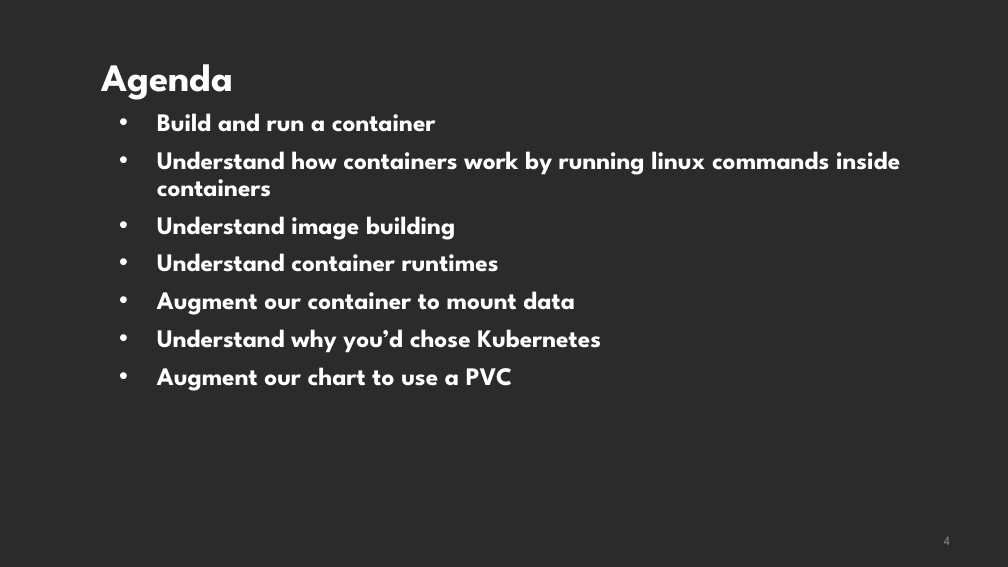
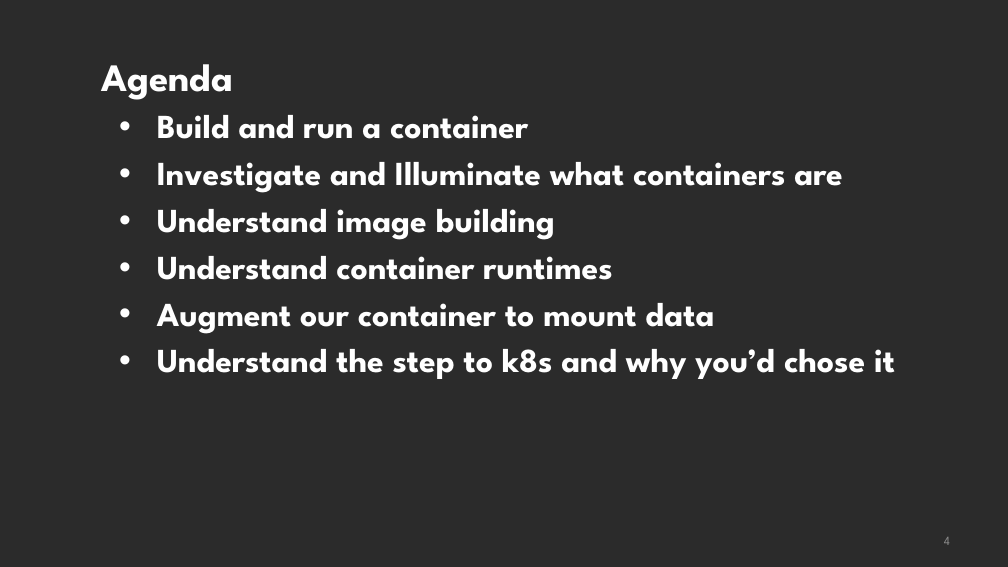
Before and after one commit to alisters/codersGroupDocker, a slide deck: slide 4 of CodersGroupDocker.pptx. Drawn at 1008x567 pixels with LibreOffice and Linux fonts; fonts in the diff are those of the drawing; background and template pictures are left out; a plain dark background stands for a picture behind light text. Boxes give left, top, right and bottom in pixels: in the first picture for what was removed or moved away, otherwise in the second. Text is boxed around its words. In the diff, an @@ line names an element or a change of style, - is before the commit and + after.

Commit message:
Update Presentation

```diff
--- a/CodersGroupDocker.pptx
+++ b/CodersGroupDocker.pptx
@@ text at (157, 115, 715, 334): size 24 to 32 pt in "Build and run a container", "Understand image building", "Understand container runtimes", "Augment our container to mount data" @@
@@ text at (157, 162, 843, 193): text changed; size 24 to 32 pt @@
-• Understand how containers work by running linux commands inside containers
+• Investigate and Illuminate what containers are
@@ text at (157, 349, 895, 379): text changed; size 24 to 32 pt @@
-• Understand why you’d chose Kubernetes
-• Augment our chart to use a PVC
+• Understand the step to k8s and why you’d chose it
```
Also in this commit, not shown: 1 slide removed.
